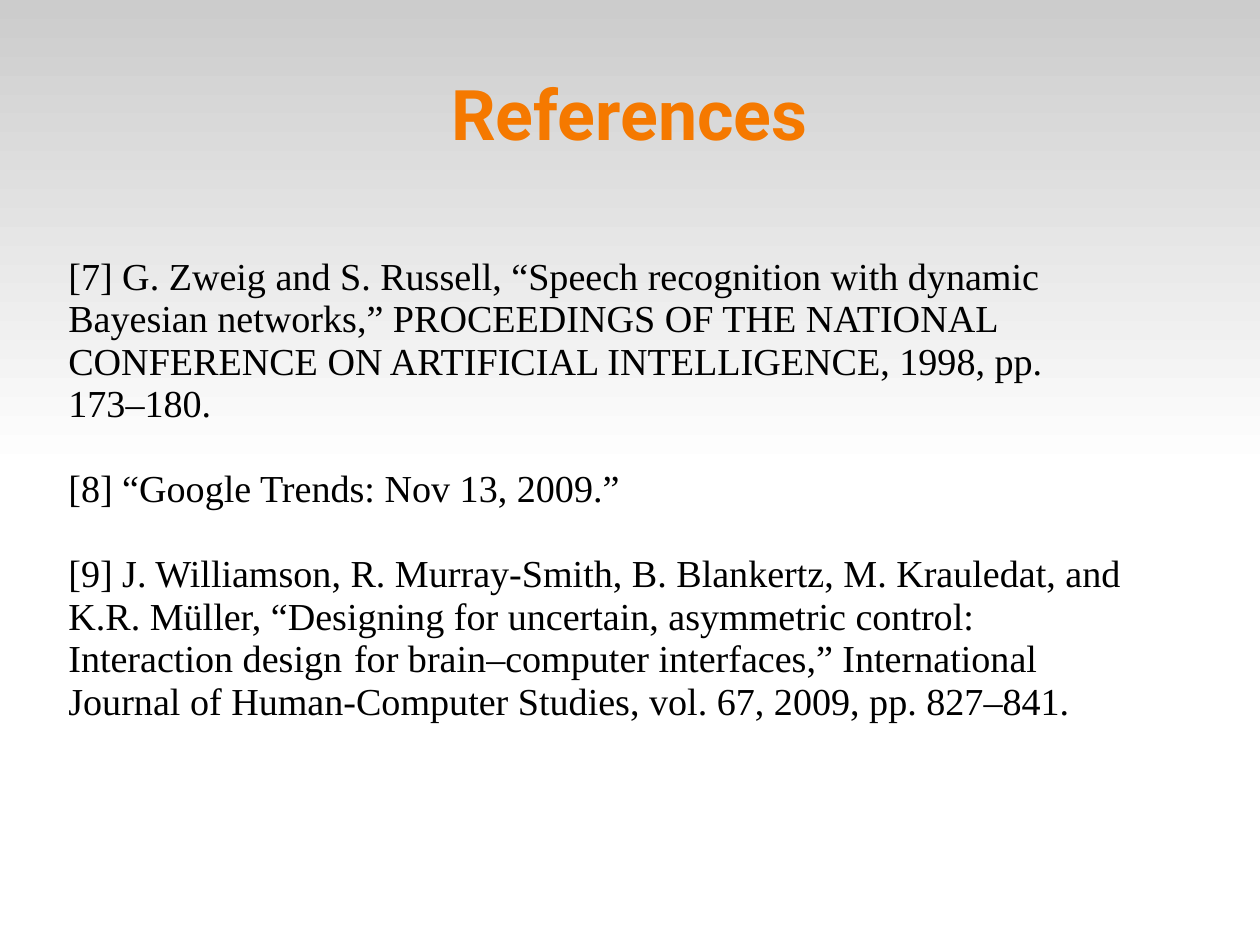
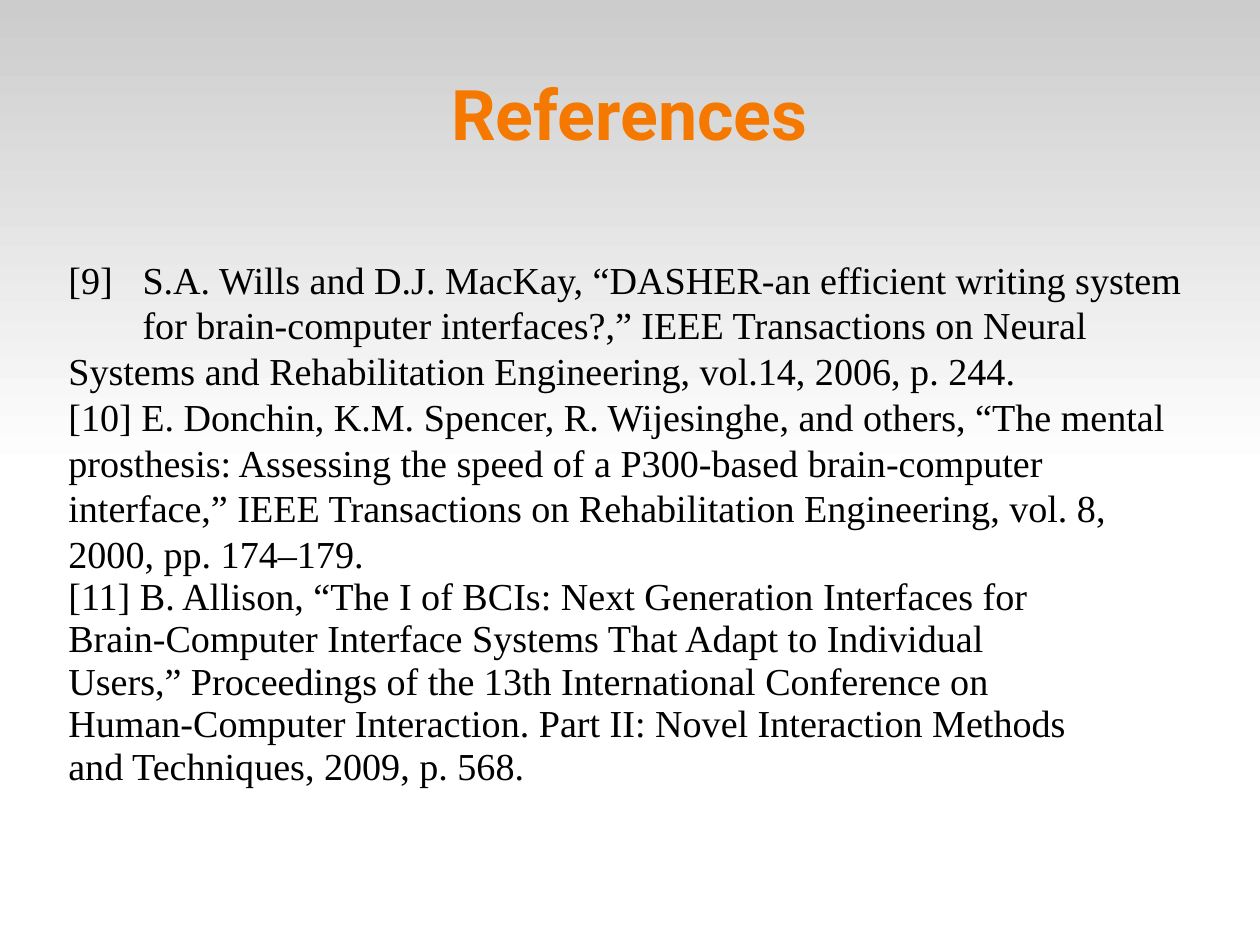
Before and after one commit to abdullah38rcc/BCI-Virtual-Keyboard, a slide deck: slide 22 of master's/docs/virtKey.ppt. Drawn at 1260x945 pixels with LibreOffice and Linux fonts; fonts in the diff are those of the drawing. Boxes give left, top, right and bottom in pixels: in the first picture for what was removed or moved away, otherwise in the second. Text is boxed around its words. In the diff, an @@ line names an element or a change of style, - is before the commit and + after.

Commit message:
* fixed references and citations in ppt *

```diff
--- a/master's/docs/virtKey.ppt
+++ b/master's/docs/virtKey.ppt
@@ text at box(68, 267, 1181, 787): text changed @@
-[7] G. Zweig and S. Russell, “Speech recognition with dynamic Bayesian networks,” PROCEEDINGS OF THE NATIONAL CONFERENCE ON ARTIFICIAL INTELLIGENCE, 1998, pp. 173–180.
-[8] “Google Trends: Nov 13, 2009.”
-[9] J. Williamson, R. Murray-Smith, B. Blankertz, M. Krauledat, and K.R. Müller, “Designing for uncertain, asymmetric control: Interaction design for brain–computer interfaces,” International Journal of Human-Computer Studies, vol. 67, 2009, pp. 827–841.
+[9] S.A. Wills and D.J. MacKay, “DASHER-an efficient writing system for brain-computer interfaces?,” IEEE Transactions on Neural Systems and Rehabilitation Engineering, vol.14, 2006, p. 244.
+[10] E. Donchin, K.M. Spencer, R. Wijesinghe, and others, “The mental prosthesis: Assessing the speed of a P300-based brain-computer interface,” IEEE Transactions on Rehabilitation Engineering, vol. 8, 2000, pp. 174–179.
+[11] B. Allison, “The I of BCIs: Next Generation Interfaces for Brain-Computer Interface Systems That Adapt to Individual Users,” Proceedings of the 13th International Conference on Human-Computer Interaction. Part II: Novel Interaction Methods and Techniques, 2009, p. 568.
```
Also in this commit, not shown: 8 other slides changed, 1 slide added, 1 slide removed.
